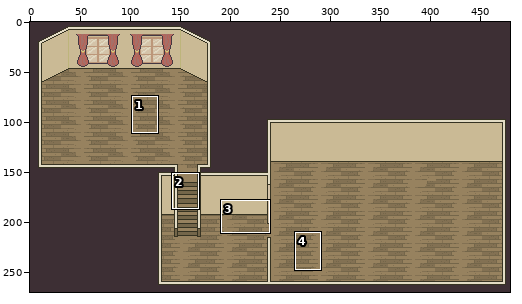
Pixel-art file, stored at assets/02_architecture/03_brewery/fullScene.aseprite. Above: a wide view before the commit, with the close-up outlined.
Close-up. As it was:
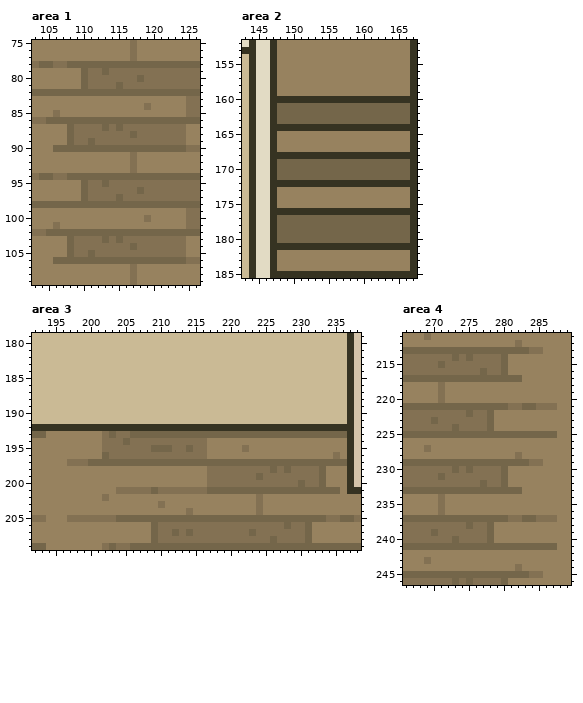
480x270 pixels, 1 frame. Colours within 5 levels of each other are drawn and written as one. Shown: area 1: x 103..126, y 75..109; area 2: x 143..167, y 152..185; area 3: x 192..238, y 179..209; area 4: x 266..289, y 211..246. The commit also changed other parts of the picture, which this record leaves out.
The result:
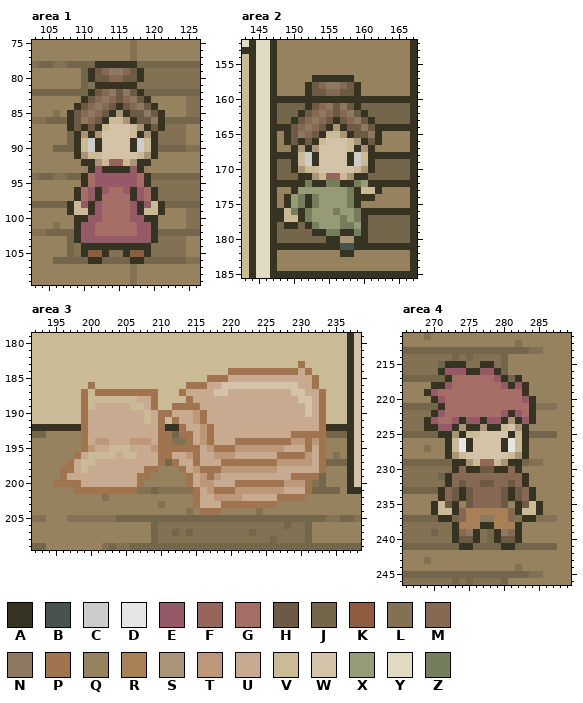
Palette (. is transparent): A #363322  B #48534f  C #cccccc  D #e6e6e6  E #955967  F #97665b  G #a56f68  H #6d5a45  J #74664a  K #8e5c3f  L #837153  M #876853  N #8d7961  P #a17450  Q #97825f  R #a97f55  S #a99477  T #bc9779  U #c8aa91  V #caba95  W #d4c3a9  X #969a77  Y #e2dbc4  Z #747e5c
Changes in this commit:
layer "bonhomme" now shown
layer "sac" now shown
layer "pile sac" now shown
layer "truschels" now shown
Area 1, layer "truschels":
y 78: x 112..117 JJJJJJ -> AAAAAA
y 79: x 111..118 LLJLLLLL -> AHMNNMHA
y 80: x 111..118 LLLLLLLJ -> AHHMMHHA
y 81: x 112..117 LLLJLL -> AAAAAA
y 82: x 111..118 JJJJJJJJ -> AHMNHNHA
y 83: x 110..119 QQQQQQQQQQ -> AHMNMHMNHA
y 84: x 109..120 QQQQQQQQQQLQ -> AHMNMHAHMNHA
y 85: x 108..121 QQQQQQQQQQQQQQ -> AHMNMHASAHHNHA
y 86: x 108..121 JJJJJJJJJJJJJJ -> AHNMHAVVSAHHNA
y 87: x 108..121 JLLLLJLJLLLLLL -> AHAHAVWWWVSAHA
y 88: x 109..120 LLLLLLLLJLLL -> ASASWWWWVASA
y 89: x 109..120 LLJLLLLLLLLL -> AVCAWWWWACVA
y 90: x 109..120 JJJJJJJJJJJJ -> AVCAWWWWACVA
y 91: x 109..120 QQQQQQQQLQQQ -> ASVVWWWWWVSA
y 92: x 110..119 QQQQQQQLQQ -> AASVFFVSAA
y 93: x 111..118 QQQQQQLQ -> AEAAAAEA
y 94: x 110..119 JJJJJJJJJJ -> AGEEEEEEGA
y 95: x 110..119 JLLJLLLLLL -> AGEEEEEEGA
y 96: x 109..120 QJLLLLLLLJLL -> AGEAEGGEAEGA
y 97: x 109..120 QJLLLLJLLLLL -> AGEAGGGGAEGA
y 98: x 108..121 JJJJJJJJJJJJJJ -> AVEAEGGGGEAEVA
y 99: x 108..121 QQQQQQQQQQQQQQ -> AVVAEGGGGEAVVA
y 100: x 109..120 QQQQQQQQQQLQ -> AAEEGGGGEEAA
y 101: x 109..120 QQQQQQQQQQQQ -> AEEGGGGGGEEA
y 102: x 109..120 JJJJJJJJJJJJ -> AEEGGGGGGEEA
y 103: x 109..120 LLLLJLJLLLLL -> AEEEEEEEEEEA
y 104: x 110..119 LLLLLLLJLL -> AAAAAAAAAA
y 105: x 110..113 LJLL -> AKKA; x 116..119 LLLL -> AKKA
y 106: x 111..112 JJ -> AA; x 117..118 JJ -> AA
Area 2, layer "truschels":
y 157: x 153..158 QQQQQQ -> AAAAAA
y 158: x 152..159 QQQQQQQQ -> AHMNNMHA
y 159: x 152..159 QQQQQQQQ -> AHHMMHHA
y 161: x 152..159 JJJJJJJJ -> AHMNHNHA
y 162: x 151..160 JJJJJJJJJJ -> AHMNMHMNHA
y 163: x 150..161 JJJJJJJJJJJJ -> AHMNMHAHMNHA
y 164: x 150..154 AAAAA -> HMNMH; x 156 A -> S; x 158..161 AAAA -> HHNH
y 165: x 149..162 QQQQQQQQQQQQQQ -> AHNMHAVVSAHHNA
y 166: x 149..162 QQQQQQQQQQQQQQ -> AHAHAVWWWVSAHA
y 167: x 150..161 QQQQQQQQQQQQ -> ASASWWWWVASA
y 168: x 151..152 AA -> VC; x 154..157 AAAA -> WWWW; x 159..160 AA -> CV
y 169: x 150..161 JJJJJJJJJJJJ -> AVCAWWWWACVA
y 170: x 150..161 JJJJJJJJJJJJ -> ASVVWWWWWVSA
y 171: x 151..160 JJJJJJJJJJ -> AASVFFVSAA
y 172: x 152 A -> Z; x 155..156 AA -> ZZ; x 159..160 AA -> ZX
y 173: x 150..162 QQQQQQQQQQQQQ -> AXXXXXXXZAVVA
y 174: x 149..161 QQQQQQQQQQQQQ -> AXZAZXXXXZAAA
y 175: x 149..159 QQQQQQQQQQQ -> AXZAZXXXXZA
y 176: x 149..150 AA -> VZ; x 152..159 AAAAAAAA -> ZXXXZXXZ
y 177: x 148..160 JJJJJJJJJJJJJ -> AVVAZXXXXZXZA
y 178: x 149..150 JJ -> AA; x 152..160 JJJJJJJJJ -> AZXXXZZXA
y 179: x 153..160 JJJJJJJJ -> AAZZAAZA
y 180: x 155..160 JJJJJJ -> AASSAA
y 181: x 157..158 AA -> BB
y 182: x 157..158 QQ -> AA
Area 3, layers "pile sac", "sac":
y 183: x 230 V -> P
y 184: x 220..231 VVVVVVVVVVVV -> PPPPPPPPPPUP
y 185: x 217..232 VVVVVVVVVVVVVVVV -> PPPUUUUUUUUUUUUP
y 186: x 200 V -> P; x 214..232 VVVVVVVVVVVVVVVVVVV -> PPPUUWWWWWWWWWWWUUP
y 187: x 199 V -> P; x 201..209 VVVVVVVVV -> PPPPPPPPP; x 213..233 VVVVVVVVVVVVVVVVVVVVV -> PUUUUWWUUUUUUUUUWWUUP
y 188: x 199 V -> P; x 207..209 VVV -> UUP; x 214..233 VVVVVVVVVVVVVVVVVVVV -> PUUUUUUUUUUUUUUUWWUP
y 189: x 199 V -> P; x 201..205 VVVVV -> UUUUU; x 208..209 VV -> UP; x 212..233 VVVVVVVVVVVVVVVVVVVVVV -> PPPPUUUUUUUUUUUUUUUWUP
y 190: x 199..207 VVVVVVVVV -> PUUUUUUUU; x 209..233 VVVVVVVVVVVVVVVVVVVVVVVVV -> UPPUUUTPUUUUUUUUUUUUUUWUP
y 191: x 199..207 VVVVVVVVV -> PUUUUUUUU; x 209..210 VV -> UP; x 212..233 VVVVVVVVVVVVVVVVVVVVVV -> PUUTPUUUUUUUUUUUUUUUUP
y 192: x 199..210 AAAAAAAAAAAA -> PUUUUUUUUUUP; x 213..233 AAAAAAAAAAAAAAAAAAAAA -> PUUTPUUUUUUUUUUUUUUUP
y 193: x 199..211 QQQLJLLJJJJJJ -> PUUUUUUUUUUPP; x 213..233 JJJJJJJJJJJJJJJJJJJJJ -> PPUTPUUUUUUUUUUUPPPPP
y 194: x 199..211 QQQLLLJLLLLLL -> PUTTUUUTTTUPP; x 214..233 LLLQQQQQQQQQQQQQQQQQ -> PUTPUUUPPPPPPPPTTPTP
y 195: x 199..233 QQQLLLLLLLJJJLLJLLQQQQQLQQQQQQQQQQQ -> PTUUVVVUUUTPPPPPPUTPPPTTTTTTTUUUPUP
y 196: x 198..233 QQQQJLLLLLLLLLLLLLLQQQQQQQQQQQQQQQQQ -> PUVVVVUVVUUUPPUUTPUUTTTUUUUUUPPPPTUP
y 197: x 197..210 LLLJJJJJJJJJJJ -> PUVVUUUUUUUUUP; x 212..233 JJJJJJJJJJJJJJJJJJJJJJ -> PUUPUUUPPPPPPPPTTTTTUP
y 198: x 196..209 QQQQQQQQQQQQQQ -> PPUVUUUUUUUUPP; x 213..233 QQQQLLLLLLLLLJLJLLLLJ -> PUTPPPTTTTTTTTUUUUUUP
y 199: x 196..208 QQQQQQQQQQQQQ -> PUUUUUUUUUUPP; x 214..232 QQQLLLLLLLJLLLLLLLL -> PUTPTUUUUUUUUUUPPPP
y 200: x 195..207 QQQQQQQQQQQQQ -> PPPPUUUUUUUUP; x 214..231 QQQLLLLLLLLLLLLLJL -> PUTTUUUPPPPPPPTTTP
y 201: x 198..206 QQQQQQLLL -> PPPPPPPPP; x 215..231 LLJJJJJJJJJJJJJJJ -> PUTPPPTTTTTTTUUUP
y 202: x 215..230 QQQQQQQQQLQQQQQQ -> PUUTTTTUUUUUPPPP
y 203: x 215..226 QQQQQQQQQLQQ -> PUUUPPPPPPPP
y 204: x 216..218 QQQ -> PPP
Area 4, layer "bonhomme":
y 215: x 272..274 LLL -> AAA; x 277..278 LL -> AA
y 216: x 271..279 LLLLLLJLL -> AEEEAAEEA
y 217: x 272..280 JJJJJJJJJ -> AGGGGGGEA; x 282 J -> A
y 218: x 270..283 QLQQQQQQQQQQQQ -> AAEGGGGGGGEAEA
y 219: x 269..283 QQLQQQQQQQQQQQQ -> AEGGGGGGGGGGGGA
y 220: x 270..284 QLQQQQQQQQQQQQQ -> AEGGGGGGGGGGGEA
y 221: x 271..284 JJJJJJJJJJLLJJ -> AGGGGGGGGGGGGA
y 222: x 270..284 LLLLLJLLJQQQQQQ -> AEGGGGGGGGEAEGA
y 223: x 269..284 LJLLLLLLLJQQQQQQ -> AEGGEAEEAEEASAEA
y 224: x 269..283 LLLLJLLLLJQQQQQ -> AAEEASAASAAVWSA
y 225: x 271..283 JJJJJJJJJJJJJ -> AASAVVWWWWAVA
y 226..227: x 272..283 QQQQQQQQQQQQ -> AVDAWWWWADVA
y 228: x 272..283 QQQQQQQQQQLQ -> ASVWWWWWWVSA
y 229: x 273..282 JJJJJJJJJJ -> AASVFFVSAA
y 230: x 273..282 JLJLLLLJQQ -> AMAAHHAAMA
y 231: x 272..283 LLLLLLLLJQQQ -> AMMMMMMMMMMA
y 232: x 272..283 LLLLLJLLJQQQ -> AMHMMHHMMHMA
y 233: x 271..284 JJJJJJJJJJJJQQ -> AMHAHMMMMHAHMA
y 234: x 271..284 LQQQQQQQQQQQQQ -> AMHAHMMMMHAHMA
y 235: x 270..273 QLQQ -> AVHA; x 275..280 QQQQQQ -> HMMMMH; x 282..285 QQQQ -> AHVA
y 236: x 270..285 QLQQQQQQQQQQQQQQ -> AVVAMRRRRRRMAVVA
y 237: x 271..272 JJ -> AA; x 274..281 JJJJJJJL -> MRRNNRRM; x 283..284 JJ -> AA
y 238: x 273..282 LLJLLJQQQQ -> ARRRAARRRA
y 239: x 273..276 LLLL -> AMNA; x 279..282 QQQQ -> ANMA
y 240: x 273..276 JLLL -> AHHA; x 279..282 QQQQ -> AHHA
y 241: x 274..275 JJ -> AA; x 280..281 JJ -> AA
